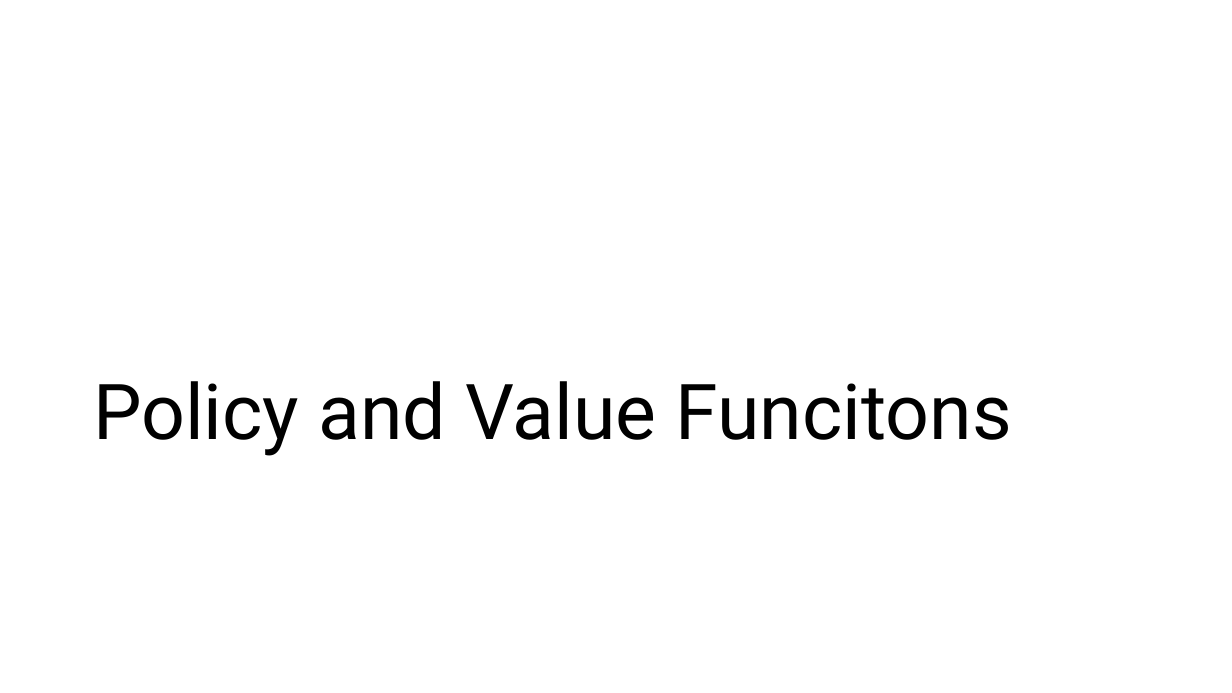
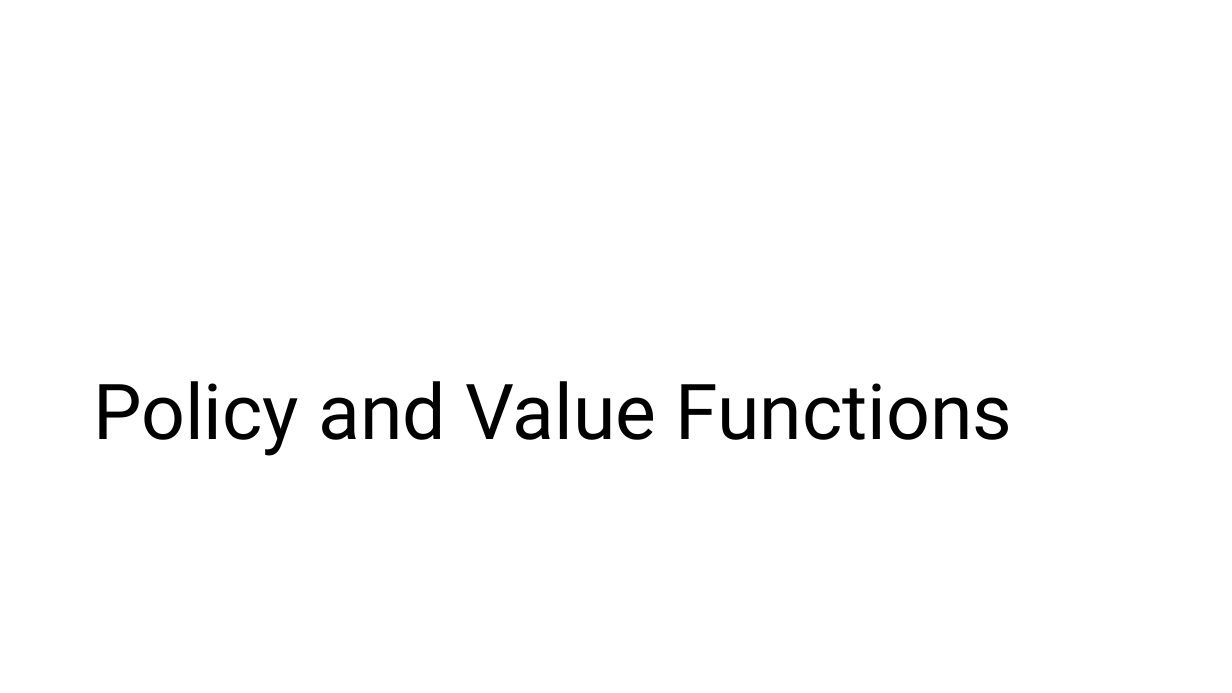
Before and after one commit to mhahsler/Introduction_to_Reinforcement_Learning, a slide deck: slide 14 of slides/Lecture_Chapter03.pptx. Drawn at 1232x693 pixels with LibreOffice and Linux fonts; fonts in the diff are those of the drawing. Boxes give left, top, right and bottom in pixels: in the first picture for what was removed or moved away, otherwise in the second. Text is boxed around its words. In the diff, an @@ line names an element or a change of style, - is before the commit and + after.

```diff
--- a/slides/Lecture_Chapter03.pptx
+++ b/slides/Lecture_Chapter03.pptx
@@ title at bbox=[93, 381, 1013, 456]: text changed @@
-Policy and Value Funcitons
+Policy and Value Functions
```
Also in this commit, not shown: 13 other slides changed, 1 slide added, 3 other files.
